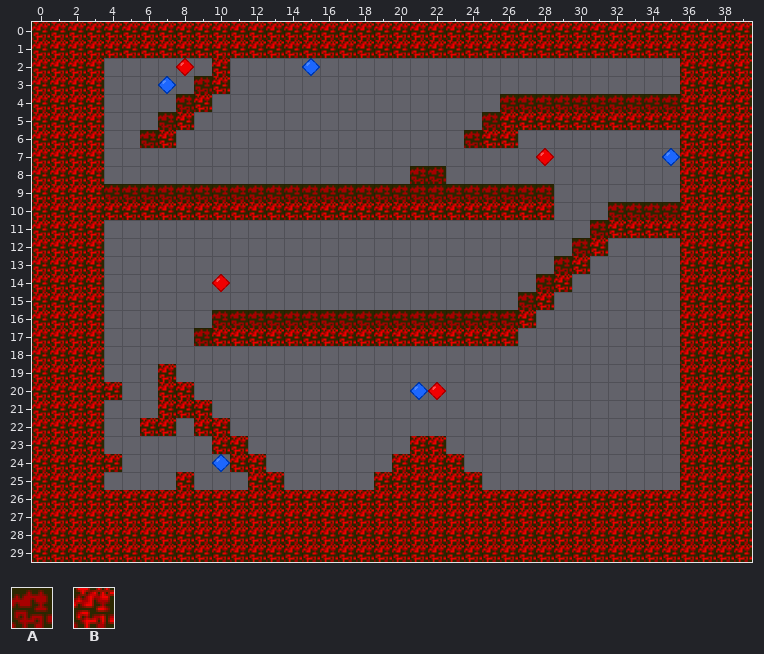
One commit to this Tiled map: lvl3.tmx. Above is the file before it was changed.
Cells are 20x20 px. Shown: x 0..39, y 0..29. Not drawn, because the pictures are missing: unchanged layers "Doors", "Hazards".
Key: from "lvl3": A 0; from "lvl33": B 0.
_ is an empty cell.
Layers that did not change in this view are not listed.
Layer "Platforms" before, first column x 0:
 0 BBBBBBBBBBBBBBBBBBBBBBBBBBBBBBBBBBBBBBBB
 1 BBBBBBBBBBBBBBBBBBBBBBBBBBBBBBBBBBBBBBBB
 2 BBBB______B_________________________BBBB
 3 BBBB_____AB_________________________BBBB
 4 BBBB____AB________________AAAAAAAAAABBBB
 5 BBBB___AB________________ABBBBBBBBBBBBBB
 6 BBBB__AB________________ABB_________BBBB
 7 BBBB________________________________BBBB
 8 BBBB_________________AA_____________BBBB
 9 BBBBAAAAAAAAAAAAAAAAAAAAAAAAA_______BBBB
10 BBBBBBBBBBBBBBBBBBBBBBBBBBBBB___AAAABBBB
11 BBBB___________________________ABBBBBBBB
12 BBBB__________________________AB____BBBB
13 BBBB_________________________AB_____BBBB
14 BBBB________________________AB______BBBB
15 BBBB_______________________AB_______BBBB
16 BBBB______AAAAAAAAAAAAAAAAAB________BBBB
17 BBBB_____ABBBBBBBBBBBBBBBBB_________BBBB
18 BBBB________________________________BBBB
19 BBBB___B____________________________BBBB
20 BBBBB__BB___________________________BBBB
21 BBBB___BBB__________________________BBBB
22 BBBB__BB_BB_________________________BBBB
23 BBBB______BB_________BB_____________BBBB
24 BBBBB______BB_______BBBB____________BBBB
25 BBBB____B___BB_____BBBBBB___________BBBB
26 BBBBBBBBBBBBBBBBBBBBBBBBBBBBBBBBBBBBBBBB
27 BBBBBBBBBBBBBBBBBBBBBBBBBBBBBBBBBBBBBBBB
28 BBBBBBBBBBBBBBBBBBBBBBBBBBBBBBBBBBBBBBBB
29 BBBBBBBBBBBBBBBBBBBBBBBBBBBBBBBBBBBBBBBB
After:
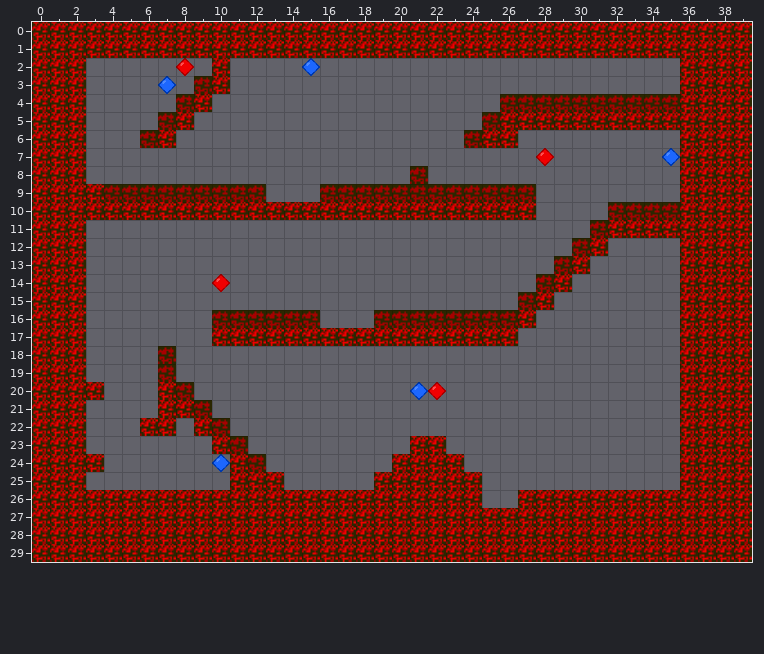
Change:
Layer "Platforms":
Tile B gives way to tile A in row 19 at x 7; in row 20 at x 8; in row 21 at x 9; in row 22 at x 10; in row 23 at x 11; in row 24 at x 12.
The edit adds tile A in row 18 at x 7.
The edit adds tile B in row 25 at x 11.
The author cleared tile A in row 8 at x 22; in row 9 at x 13 to 15 and 28; in row 16 at x 16 to 18; in row 17 at x 9.
The author cleared tile B in rows 2 to 8 at x 3; in row 10 at x 28; in rows 11 to 19 at x 3; in row 20 at x 4; in rows 21 to 23 at x 3; in row 24 at x 4.
The author cleared tile B in row 25 at x 3 and 8; in row 26 at x 25 to 26.
